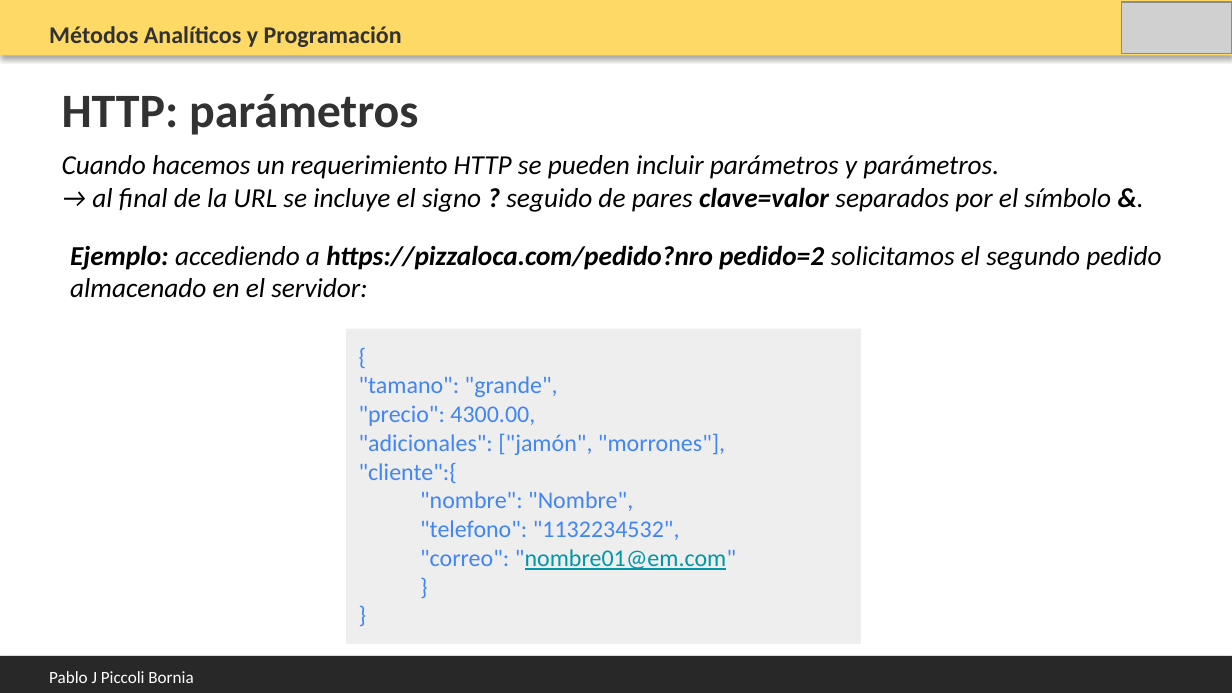
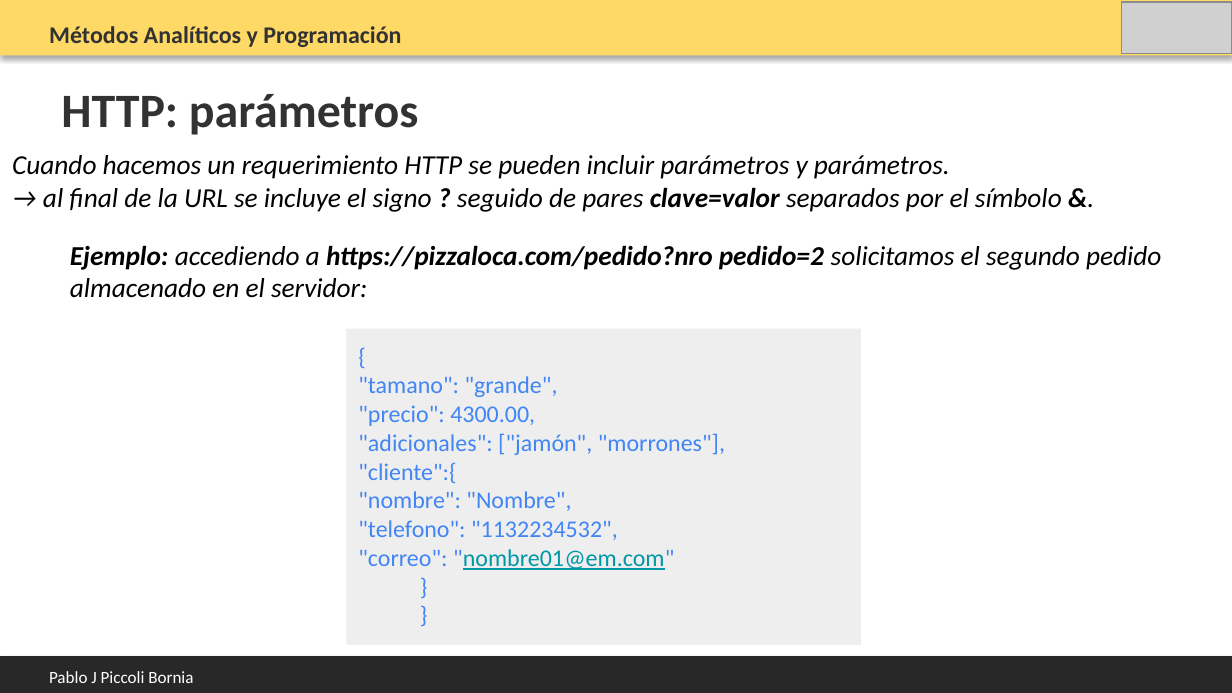
Before and after one commit to PabloPicc/MAyP_2026_1S, a slide deck: slide 15 of clases_teoricas_2026/Clase_13_APIs.pptx. Drawn at 1232x693 pixels with LibreOffice and Linux fonts; fonts in the diff are those of the drawing; grey boxes stand for pictures. Boxes give left, top, right and bottom in pixels: in the first picture for what was removed or moved away, otherwise in the second. Text is boxed around its words. In the diff, an @@ line names an element or a change of style, - is before the commit and + after.

```diff
--- a/clases_teoricas_2026/Clase_13_APIs.pptx
+++ b/clases_teoricas_2026/Clase_13_APIs.pptx
@@ text "Cuando hacemos un requerimiento HTTP ...": place and size @@
-text "Cuando hacemos un requerimiento HTTP ..." at bbox=[62, 155, 1111, 212]
+text "Cuando hacemos un requerimiento HTTP ..." at bbox=[12, 155, 1062, 212]
@@ rectangle "{" at bbox=[346, 329, 861, 646]: indent changed @@
```
Also in this commit, not shown: 9 other slides changed, 7 other files.
